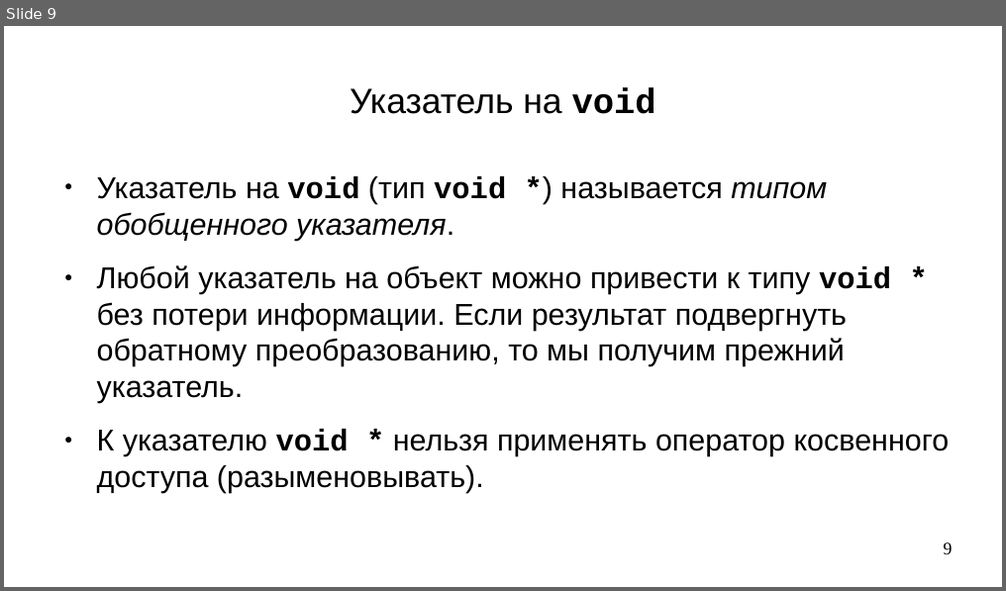
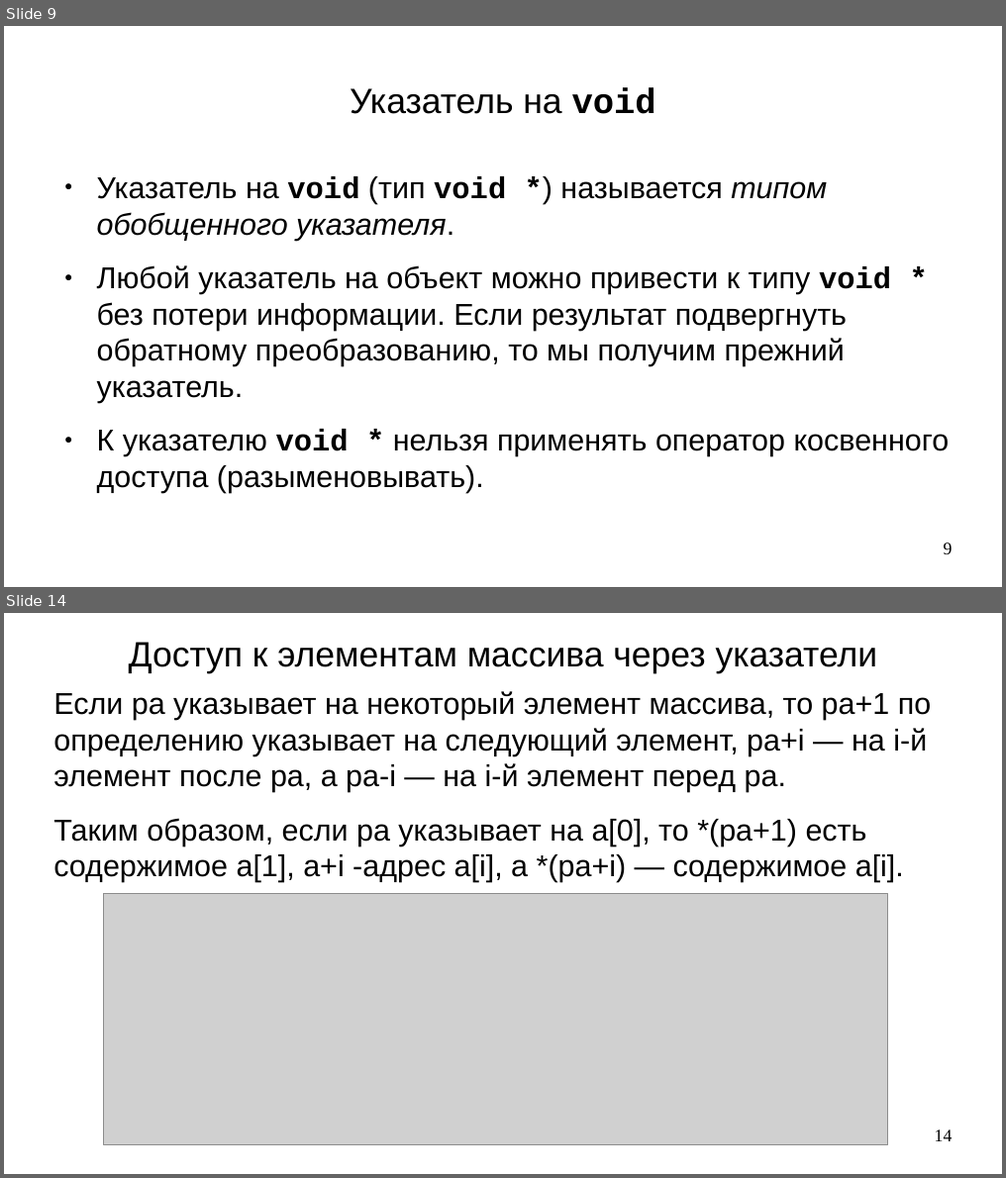
Before and after one commit to steelcraft/stud-lab, a slide deck: Лекции/CBCP01#L5.odp. Shown one above the other, each under a label of ours: slide 9 before the commit, slides 9 and 14 after it; the slides between them are not shown. The pictures are 1006x591 and 1006x1178 pixels, drawn with LibreOffice and Linux fonts; fonts in the diff are those of the drawing; grey boxes stand for pictures. Boxes give left, top, right and bottom in pixels: in the first picture for what was removed or moved away, otherwise in the second. Text is boxed around its words. In the diff, an @@ line names an element or a change of style, - is before the commit and + after.

```diff
--- a/Лекции/CBCP01#L5.odp
+++ b/Лекции/CBCP01#L5.odp
@@ slide 14 added at (4,613,1002,1174), background #FFFFFF @@
@@ title added at (129,642,878,673), 28 pt, text #000000 @@
+Доступ к элементам массива через указатели
@@ text added at (54,691,931,882), 24 pt, text #000000 @@
+Если ра указывает на некоторый элемент массива, то ра+1 по определению указывает на следующий элемент, pa+i — на i-й элемент после ра, a pa-i — на i-й элемент перед ра.
+Таким образом, если ра указывает на а[0], то *(pa+1) есть содержимое а[1], а+i -адрес a[i], а *(pa+i) — содержимое a[i].
@@ picture added at (104,894,888,1146) @@
@@ page number added at (935,1130,952,1142), 14 pt, text #000000 @@
+14
```
Also in this commit, not shown: 8 other slides added, 10 slides removed.
